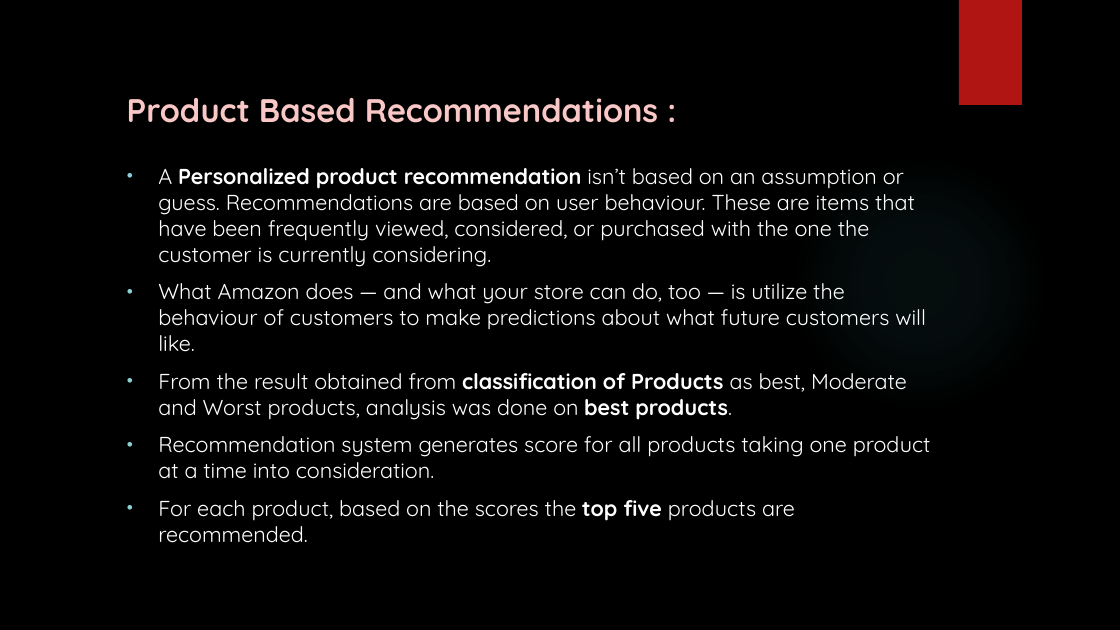
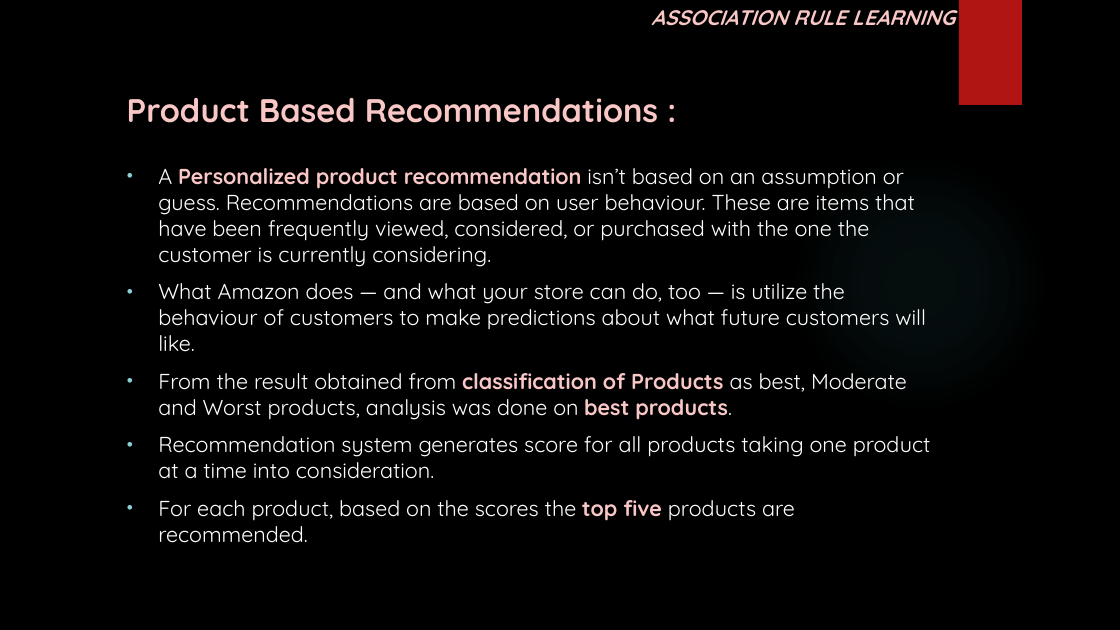
Before and after one commit to Vaishnav29/Digital-marketing, a slide deck: slide 27 of Final Folder/DIGITAL MARKETING.pptx (slide 26 before the commit). Drawn at 1120x630 pixels with LibreOffice and Linux fonts; fonts in the diff are those of the drawing; background and template pictures are left out. Boxes give left, top, right and bottom in pixels: in the first picture for what was removed or moved away, otherwise in the second. Text is boxed around its words. In the diff, an @@ line names an element or a change of style, - is before the commit and + after.

```diff
--- a/Final Folder/DIGITAL MARKETING.pptx
+++ b/Final Folder/DIGITAL MARKETING.pptx
@@ text added at [651, 10, 955, 26], 18 pt, text #F9C7C6, bold, italic @@
+ASSOCIATION RULE LEARNING
@@ text at [158, 168, 915, 543]: text colour #FFFFFF to #F9C7C6 in "Personalized product recommendation", "classification of Products best products.", "top five" @@
```
Also in this commit, not shown: 17 other slides changed, 1 slide added.
